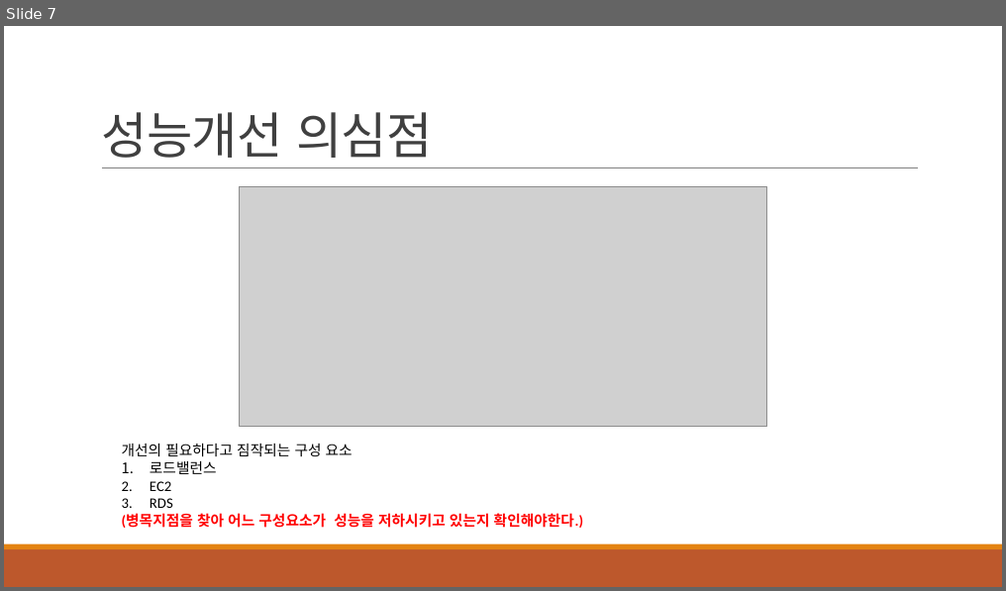
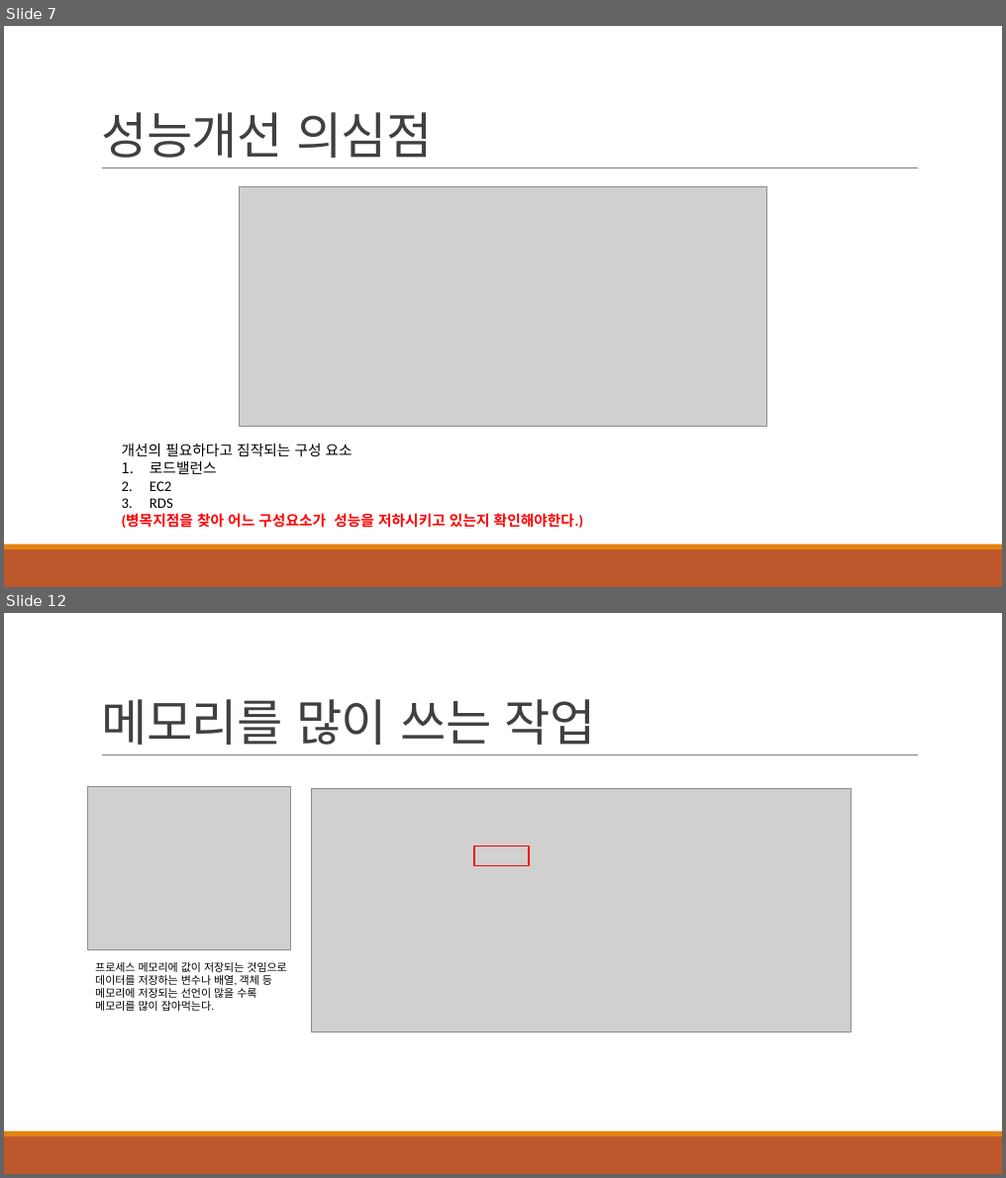
Before and after one commit to khb3025/study-load-test, a slide deck: ppt/3. 부하테스트 모니터 링.pptx. Shown one above the other, each under a label of ours: slide 7 before the commit, slides 7 and 12 after it; the slides between them are not shown. The pictures are 1006x591 and 1006x1178 pixels, drawn with LibreOffice and Linux fonts; fonts in the diff are those of the drawing; grey boxes stand for pictures. Boxes give left, top, right and bottom in pixels: in the first picture for what was removed or moved away, otherwise in the second. Text is boxed around its words. In the diff, an @@ line names an element or a change of style, - is before the commit and + after.

```diff
--- a/ppt/3. 부하테스트 모니터 링.pptx
+++ b/ppt/3. 부하테스트 모니터 링.pptx
@@ slide 12 added at [4,613,1002,1174], background #FFFFFF; not listed: 3 template elements that a slide beside it also shows @@
@@ title added at [101,699,595,745], 48 pt, text #404040 @@
+메모리를 많이 쓰는 작업
@@ picture added at [88,786,291,951] @@
@@ picture added at [311,788,850,1032] @@
@@ rectangle added at [474,847,529,866], outline #FF0000 1.25 pt @@
@@ text added at [95,962,286,1011], 10.5 pt, text #000000 @@
+프로세스 메모리에 값이 저장되는 것임으로 데이터를 저장하는 변수나 배열, 객체 등 메모리에 저장되는 선언이 많을 수록 메모리를 많이 잡아먹는다.
```
Also in this commit, not shown: 1 slide changed, 39 other slides added, 1 other file.
